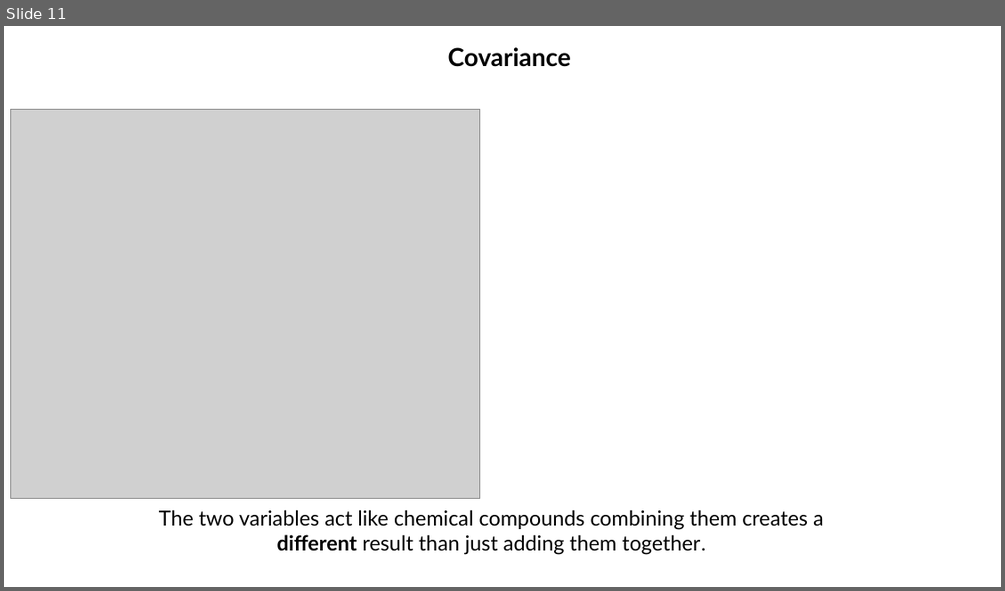
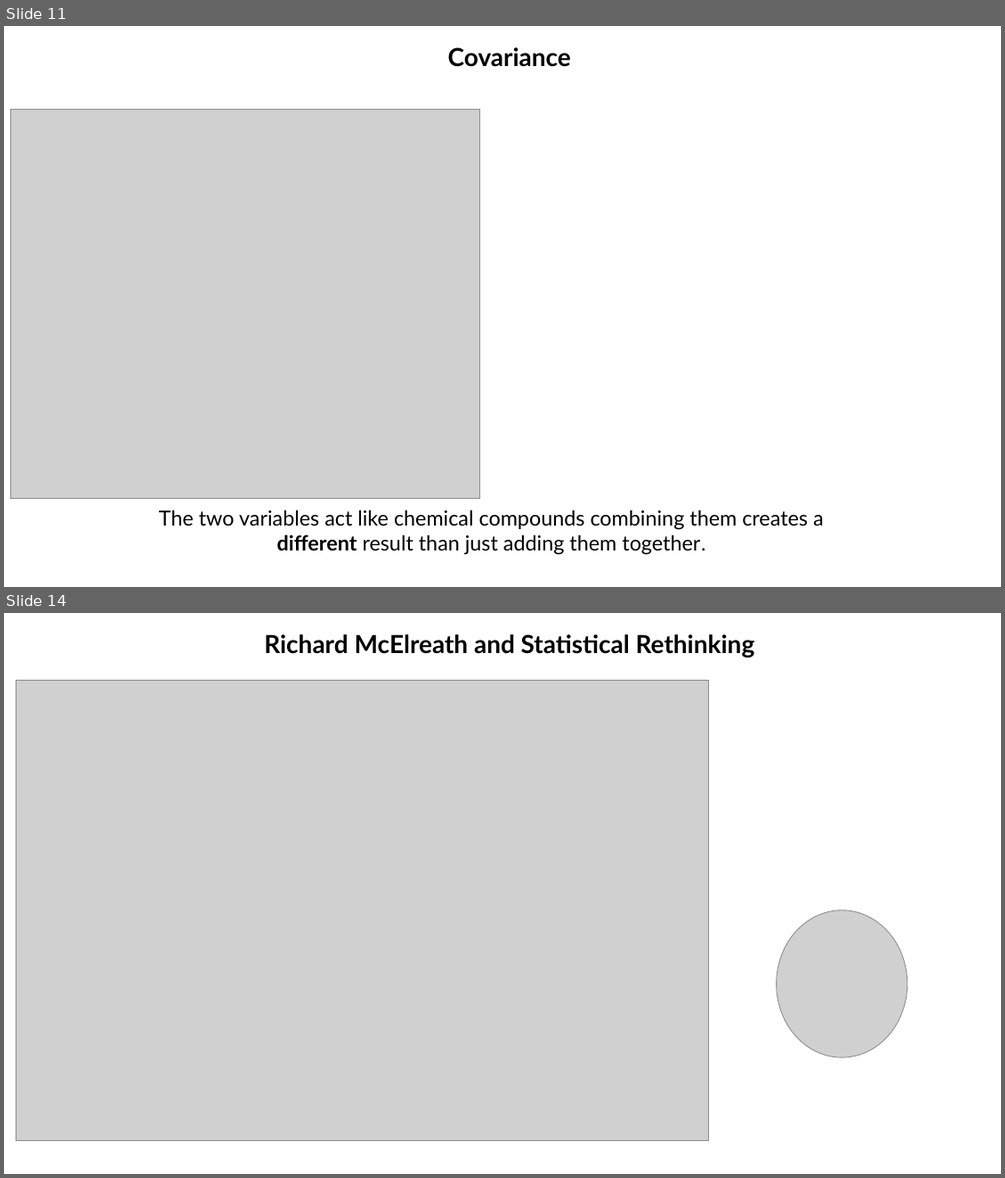
Before and after one commit to rahulvenugopal/LinearModelsTut, a slide deck: visuals/D4.pptx. Shown one above the other, each under a label of ours: slide 11 before the commit, slides 11 and 14 after it; the slides between them are not shown. The pictures are 1005x591 and 1005x1178 pixels, drawn with LibreOffice and Linux fonts; fonts in the diff are those of the drawing; grey boxes stand for pictures. Boxes give left, top, right and bottom in pixels: in the first picture for what was removed or moved away, otherwise in the second. Text is boxed around its words. In the diff, an @@ line names an element or a change of style, - is before the commit and + after.

```diff
--- a/visuals/D4.pptx
+++ b/visuals/D4.pptx
@@ slide 14 added at box(4, 613, 1001, 1174), background #FFFFFF @@
@@ text added at box(264, 634, 755, 657), 24 pt, text #000000, bold @@
+Richard McElreath and Statistical Rethinking
@@ picture added at box(16, 680, 709, 1140) @@
@@ picture added at box(777, 910, 907, 1057) @@
```
Also in this commit, not shown: 7 other slides added.
